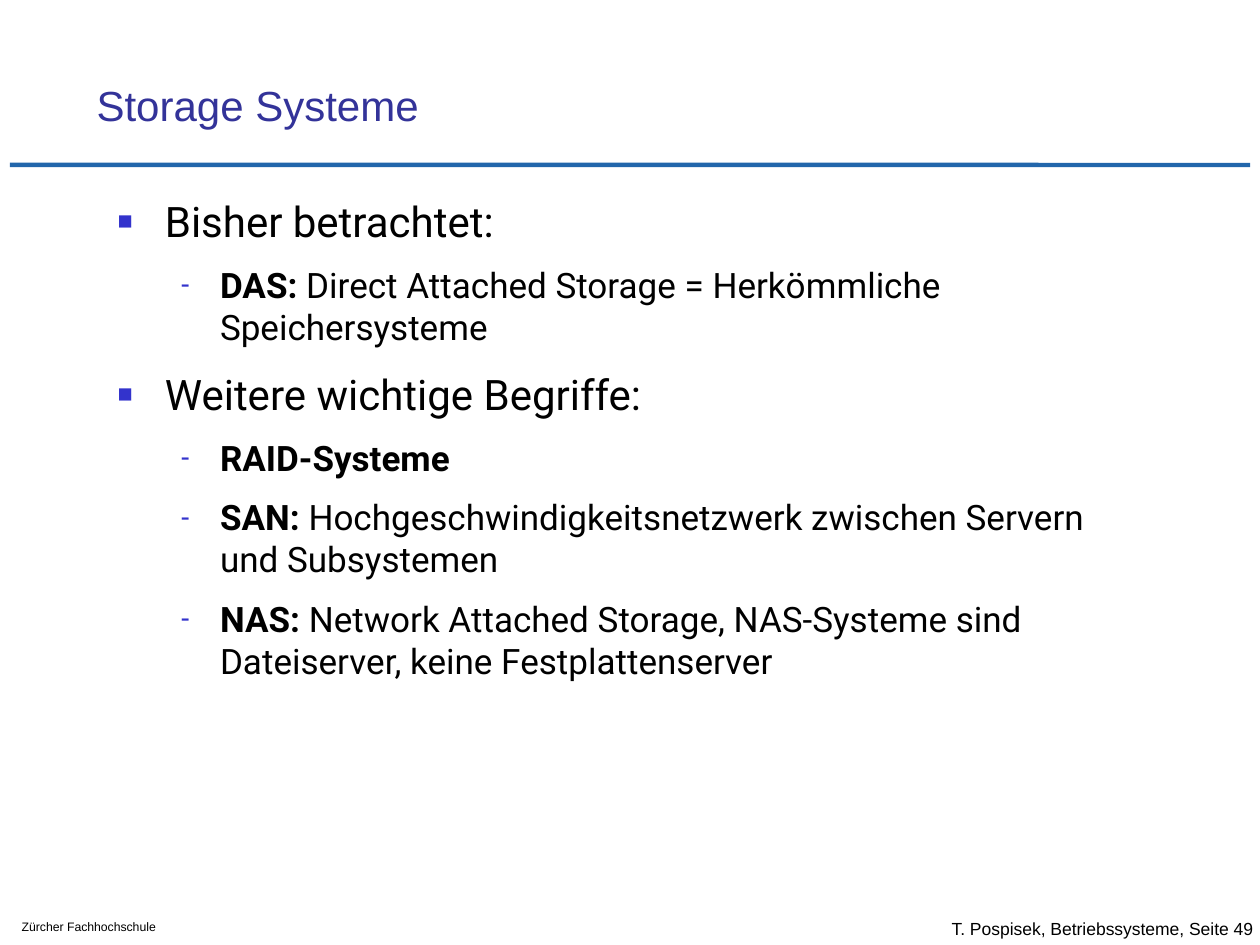
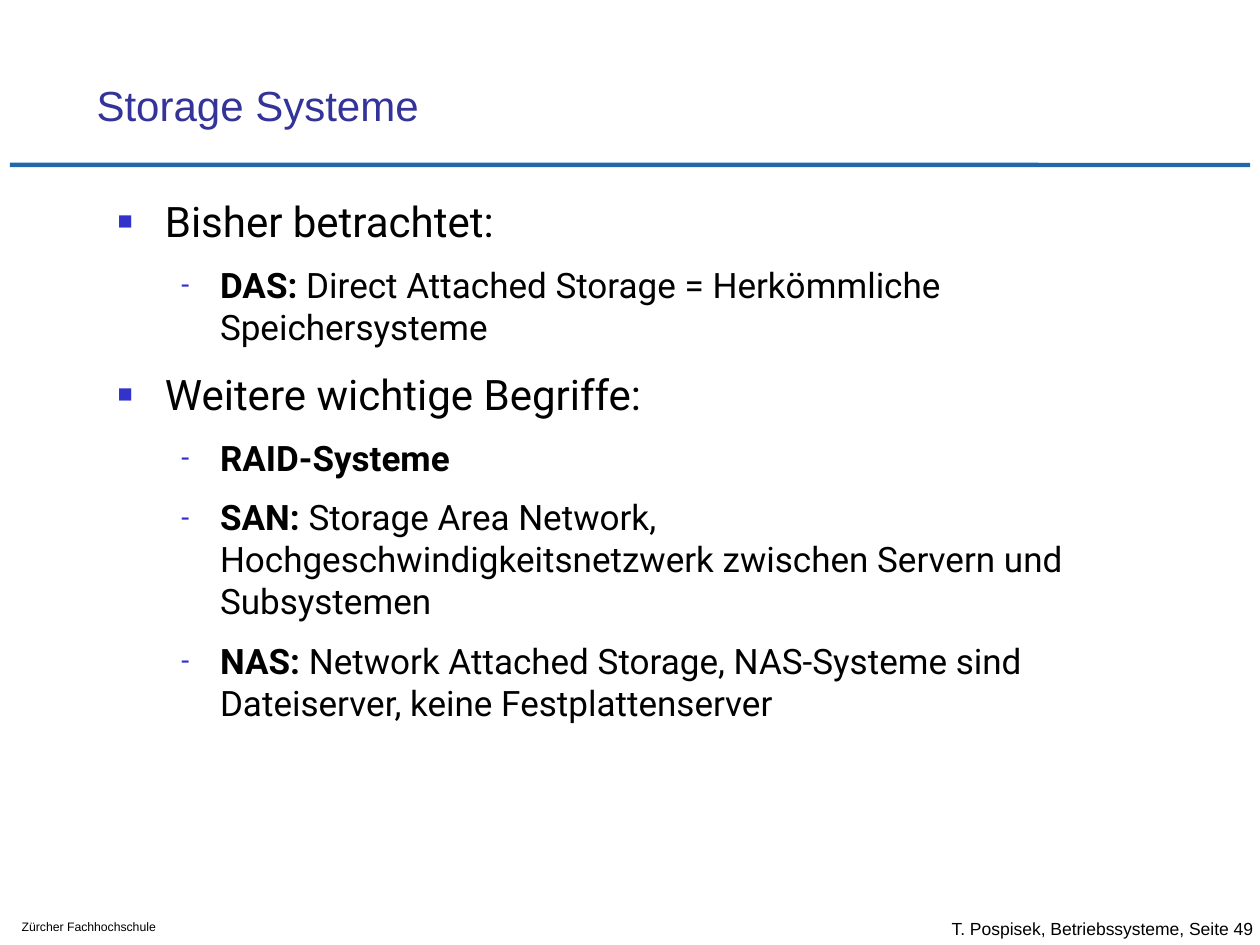
Before and after one commit to tpo/betriebssysteme, a slide deck: slide 49 of 12_Geraete_und_Dateiverwaltung.odp. Drawn at 1260x945 pixels with LibreOffice and Linux fonts; fonts in the diff are those of the drawing; background and template pictures are left out. Boxes give left, top, right and bottom in pixels: in the first picture for what was removed or moved away, otherwise in the second. Text is boxed around its words. In the diff, an @@ line names an element or a change of style, - is before the commit and + after.

```diff
--- a/12_Geraete_und_Dateiverwaltung.odp
+++ b/12_Geraete_und_Dateiverwaltung.odp
@@ text at [220, 503, 1062, 622]: text changed @@
-  – SAN: Hochgeschwindigkeitsnetzwerk zwischen Servern und Subsystemen
+  – SAN: Storage Area Network, Hochgeschwindigkeitsnetzwerk zwischen Servern und Subsystemen
```
Also in this commit, not shown: 2 other slides changed, 3 other files.
